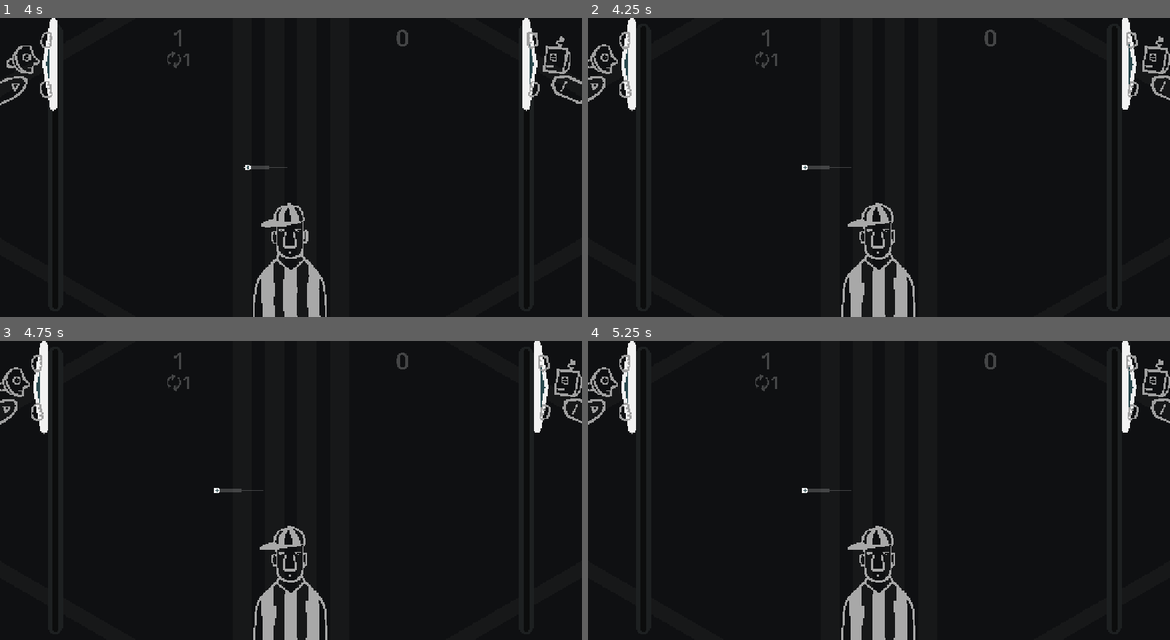
Above: before the commit, frames 1-4 (two rows, left to right).
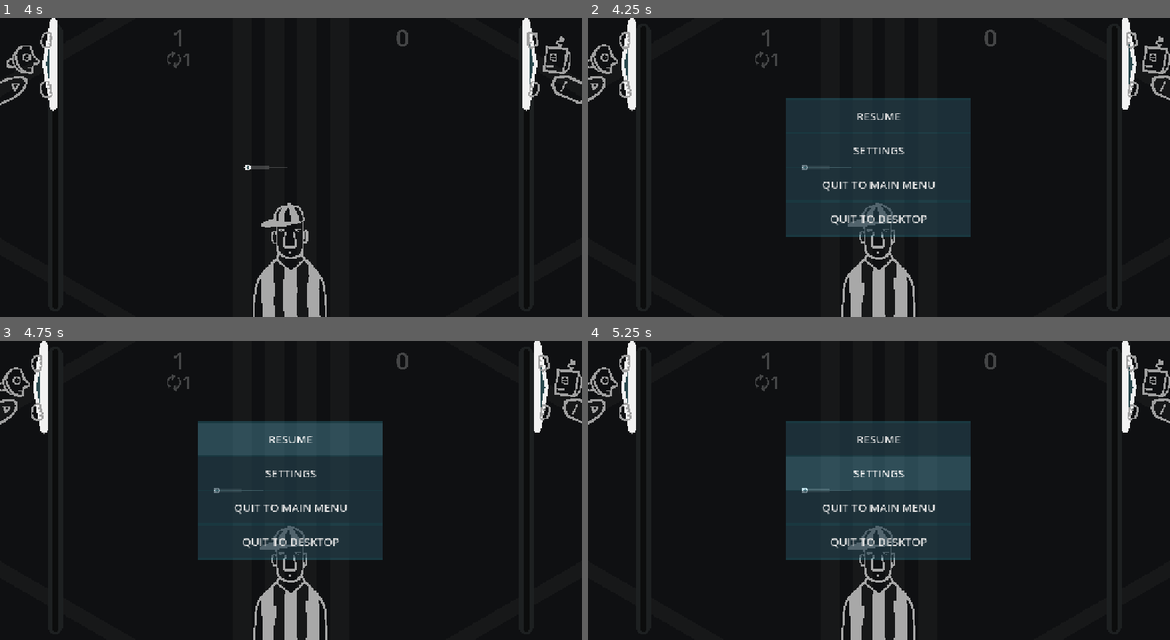
Above: after the commit, the same moments.

Repository: pixerhp/Pixers-Pong
Game: Godot game, scene res://scenes/topscenes/gameplay_topscene.tscn
Two runs of this game, one before a commit and one after it. Both use one fixed random seed, a clock stepped at 60 frames per second and the inputs below.
Inputs (mouse positions are in pixels of both pictures, inside the frame that each line leads up to):
- Up to frame 1 (4 s): move the mouse to (419, 152) at 0.52 s; hold D (plr1_bump_right) 0.53-1.28 s; tap Shift (plr1_slow) at 0.6, 2.1, 3.6 s; click (419, 152) at 0.67 s; move the mouse to (174, 182) at 1.27 s; hold S (plr1_down) 1.28-2.03 s; tap Keypad 0 (plr2_slow) at 1.35, 2.85 s; move the mouse to (349, 101) at 2.02 s; hold D (plr1_bump_right) 2.03-2.78 s; move the mouse to (261, 227) at 2.77 s; hold W (plr1_up) 2.78-3.53 s; click (261, 227) at 2.92 s; move the mouse to (465, 212) at 3.52 s; hold A (plr1_bump_left) from 3.53 s (still down)
- Up to frame 2 (4.25 s): keep holding A (plr1_bump_left); tap Escape (pause_escape) at 4.15 s
- Up to frame 3 (4.75 s): release A (plr1_bump_left) at 4.25 s; click (291, 439) at 4.25 s, where only the run after the commit has a clickable "RESUME"
- Up to frame 4 (5.25 s): click (879, 472) at 5 s, where only the run after the commit has a clickable "SETTINGS"

Frame 1 is identical in both runs. In frame 2, 15% of the frame differs, in the area x 34-66%, y 26-74%; in frame 3, 15%; in frame 4, 15%.

Commit message:
Create and stylize pause menu ui

Diff:
--- /dev/null
+++ b/assets/styles/button_default.tres
@@ -0,0 +1,5 @@
+[gd_resource type="StyleBoxFlat" format=3 uid="uid://dqwo7lmx1r506"]
+
+[resource]
+bg_color = Color(0.1178, 0.1539, 0.19, 0.53333336)
+border_color = Color(0.11129999, 0.13926499, 0.21, 1)
--- /dev/null
+++ b/assets/styles/button_hover.tres
@@ -0,0 +1,5 @@
+[gd_resource type="StyleBoxFlat" format=3 uid="uid://t2qdtndfu2sc"]
+
+[resource]
+bg_color = Color(0.79, 0.902, 1, 0.09803922)
+border_color = Color(0.11129999, 0.13926499, 0.21, 1)
--- /dev/null
+++ b/assets/styles/button_pressed.tres
@@ -0,0 +1,5 @@
+[gd_resource type="StyleBoxFlat" format=3 uid="uid://r75uu6a6dxcf"]
+
+[resource]
+bg_color = Color(0.16799998, 0.69439995, 0.84, 0.4117647)
+border_color = Color(0.11129999, 0.13926499, 0.21, 1)
--- /dev/null
+++ b/assets/styles/cyan_panel.tres
@@ -0,0 +1,6 @@
+[gd_resource type="StyleBoxFlat" format=3 uid="uid://ci1vj1icd2vas"]
+
+[resource]
+bg_color = Color(0.22679998, 0.6933598, 0.81, 0.24705882)
+border_color = Color(0.51, 0.96733326, 1, 0.42352942)
+border_blend = true
--- a/scenes/topscenes/gameplay_topscene.tscn
+++ b/scenes/topscenes/gameplay_topscene.tscn
@@ -5,6 +5,10 @@
 [ext_resource type="PackedScene" uid="uid://vis13u150xqs" path="res://scenes/paddle.tscn" id="3_ks65t"]
 [ext_resource type="PackedScene" uid="uid://cl8bpv2wpw7wx" path="res://scenes/score_streak_container.tscn" id="4_pyq0w"]
 [ext_resource type="Texture2D" uid="uid://cc25j0nn47ytn" path="res://assets/art/referee.png" id="5_ks65t"]
+[ext_resource type="StyleBox" uid="uid://ci1vj1icd2vas" path="res://assets/styles/cyan_panel.tres" id="6_hx5ms"]
+[ext_resource type="StyleBox" uid="uid://dqwo7lmx1r506" path="res://assets/styles/button_default.tres" id="7_emnkm"]
+[ext_resource type="StyleBox" uid="uid://r75uu6a6dxcf" path="res://assets/styles/button_pressed.tres" id="8_rfs2g"]
+[ext_resource type="StyleBox" uid="uid://t2qdtndfu2sc" path="res://assets/styles/button_hover.tres" id="9_d18oc"]
 
 [sub_resource type="QuadMesh" id="QuadMesh_emnkm"]
 size = Vector2(350, 31.5)
@@ -297,3 +301,81 @@
 target_position = Vector2(0, 0)
 collide_with_areas = true
 collide_with_bodies = false
+
+[node name="PauseMenuContainer" type="Control" parent="." unique_id=201271272]
+unique_name_in_owner = true
+visible = false
+custom_minimum_size = Vector2(1260, 648)
+layout_mode = 3
+anchors_preset = 0
+offset_right = 40.0
+offset_bottom = 40.0
+
+[node name="BackPanel" type="Panel" parent="PauseMenuContainer" unique_id=1601381535]
+layout_mode = 1
+anchors_preset = 8
+anchor_left = 0.5
+anchor_top = 0.5
+anchor_right = 0.5
+anchor_bottom = 0.5
+offset_left = -200.0
+offset_top = -150.0
+offset_right = 200.0
+offset_bottom = 150.0
+grow_horizontal = 2
+grow_vertical = 2
+theme_override_styles/panel = ExtResource("6_hx5ms")
+
+[node name="VBoxContainer" type="VBoxContainer" parent="PauseMenuContainer/BackPanel" unique_id=1161905306]
+layout_mode = 1
+anchors_preset = 15
+anchor_right = 1.0
+anchor_bottom = 1.0
+grow_horizontal = 2
+grow_vertical = 2
+
+[node name="Spacer1" type="Control" parent="PauseMenuContainer/BackPanel/VBoxContainer" unique_id=1019609415]
+layout_mode = 2
+
+[node name="ResumeButton" type="Button" parent="PauseMenuContainer/BackPanel/VBoxContainer" unique_id=1925751659]
+unique_name_in_owner = true
+layout_mode = 2
+size_flags_vertical = 3
+theme_override_font_sizes/font_size = 24
+theme_override_styles/normal = ExtResource("7_emnkm")
+theme_override_styles/pressed = ExtResource("8_rfs2g")
+theme_override_styles/hover = ExtResource("9_d18oc")
+text = "RESUME"
+
+[node name="SettingsButton" type="Button" parent="PauseMenuContainer/BackPanel/VBoxContainer" unique_id=899708958]
+unique_name_in_owner = true
+layout_mode = 2
+size_flags_vertical = 3
+theme_override_font_sizes/font_size = 24
+theme_override_styles/normal = ExtResource("7_emnkm")
+theme_override_styles/pressed = ExtResource("8_rfs2g")
+theme_override_styles/hover = ExtResource("9_d18oc")
+text = "SETTINGS"
+
+[node name="QuitToMenuButton" type="Button" parent="PauseMenuContainer/BackPanel/VBoxContainer" unique_id=1664834077]
+unique_name_in_owner = true
+layout_mode = 2
+size_flags_vertical = 3
+theme_override_font_sizes/font_size = 24
+theme_override_styles/normal = ExtResource("7_emnkm")
+theme_override_styles/pressed = ExtResource("8_rfs2g")
+theme_override_styles/hover = ExtResource("9_d18oc")
+text = "QUIT TO MAIN MENU"
+
+[node name="QuitToDeskButton" type="Button" parent="PauseMenuContainer/BackPanel/VBoxContainer" unique_id=550602696]
+unique_name_in_owner = true
+layout_mode = 2
+size_flags_vertical = 3
+theme_override_font_sizes/font_size = 24
+theme_override_styles/normal = ExtResource("7_emnkm")
+theme_override_styles/pressed = ExtResource("8_rfs2g")
+theme_override_styles/hover = ExtResource("9_d18oc")
+text = "QUIT TO DESKTOP"
+
+[node name="Spacer2" type="Control" parent="PauseMenuContainer/BackPanel/VBoxContainer" unique_id=631958866]
+layout_mode = 2
--- a/scripts/gameplay_script.gd
+++ b/scripts/gameplay_script.gd
@@ -90,6 +90,7 @@
 			%Referee.pause()
 			paused_start_time = Time.get_ticks_msec()
 			is_game_paused = true
+			%PauseMenuContainer.visible = true
 		else:
 			var paused_duration: int = Time.get_ticks_msec() - paused_start_time
 			%LeftPaddle.set_meta("sidebump_time", %LeftPaddle.get_meta("sidebump_time") + paused_duration)
@@ -104,6 +105,7 @@
 			for i in range(balltrail_times.size()):
 				balltrail_times[i] += paused_duration
 			is_game_paused = false
+			%PauseMenuContainer.visible = false
 
 func handle_paddle_ai(is_plr_2: bool, ai_mode):
 	var paddle_noderef: Node2D = %RightPaddle if is_plr_2 else %LeftPaddle
